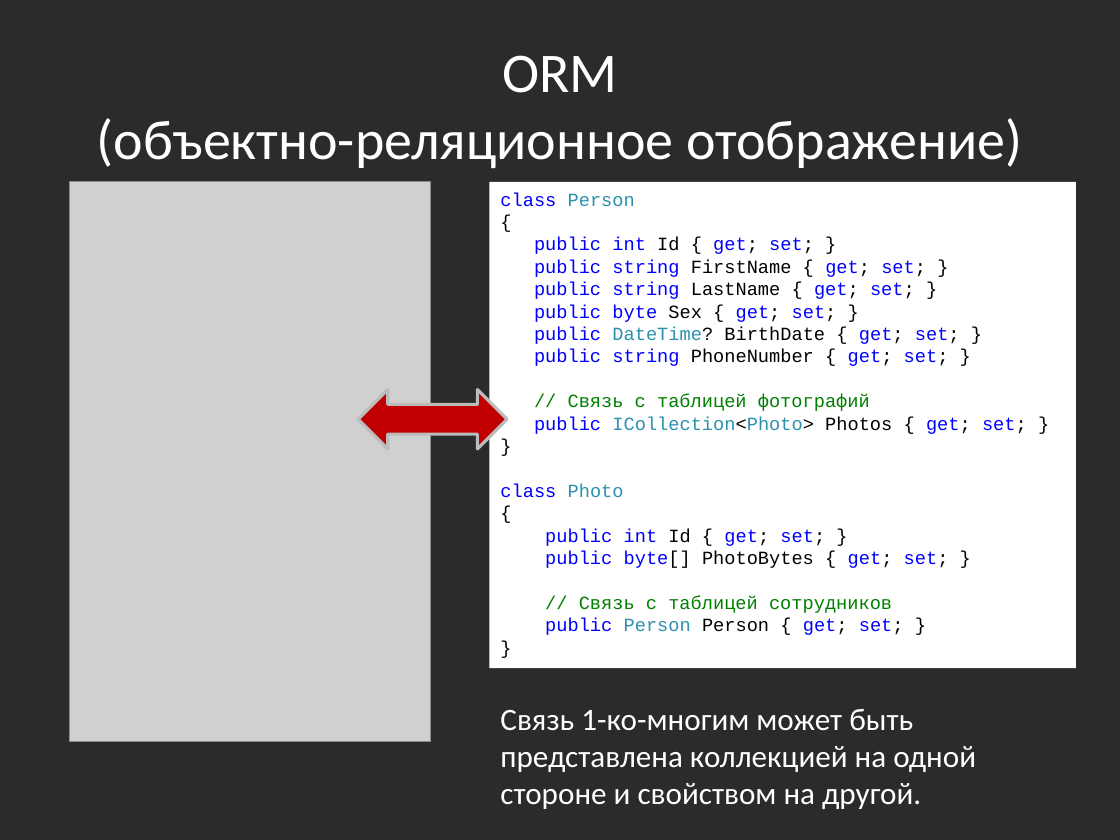
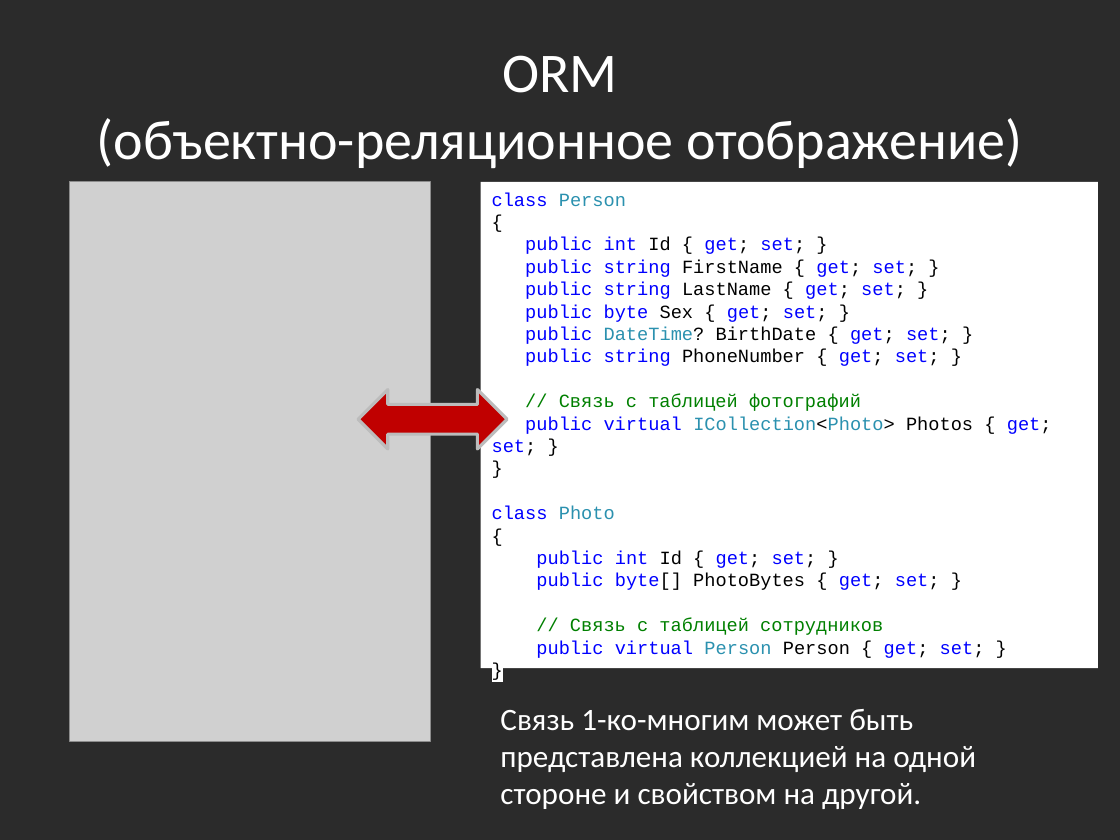
Before and after one commit to bazile/Training, a slide deck: slide 38 of Presentation/lesson-10-adonet.pptx. Drawn at 1120x840 pixels with LibreOffice and Linux fonts; fonts in the diff are those of the drawing; grey boxes stand for pictures; background and template pictures are left out; a plain dark background stands for a picture behind light text. Boxes give left, top, right and bottom in pixels: in the first picture for what was removed or moved away, otherwise in the second. Text is boxed around its words. In the diff, an @@ line names an element or a change of style, - is before the commit and + after.

Commit message:
Updated presentations

```diff
--- a/Presentation/lesson-10-adonet.pptx
+++ b/Presentation/lesson-10-adonet.pptx
@@ rectangle "class Person": place and size @@
-rectangle "class Person" at [489, 181, 1076, 668]
+rectangle "class Person" at [480, 181, 1098, 668]
@@ text in rectangle at [492, 416, 1052, 456]: text changed; text colour #2B91AF to #0000FF @@
-public ICollection<Photo> Photos { get; set; }
+public virtual ICollection<Photo> Photos { get; set; }
@@ text in rectangle at [536, 640, 985, 658]: text changed @@
-public Person Person { get; set; }
+public virtual Person Person { get; set; }
```
Also in this commit, not shown: 3 slides added, 8 other files.
